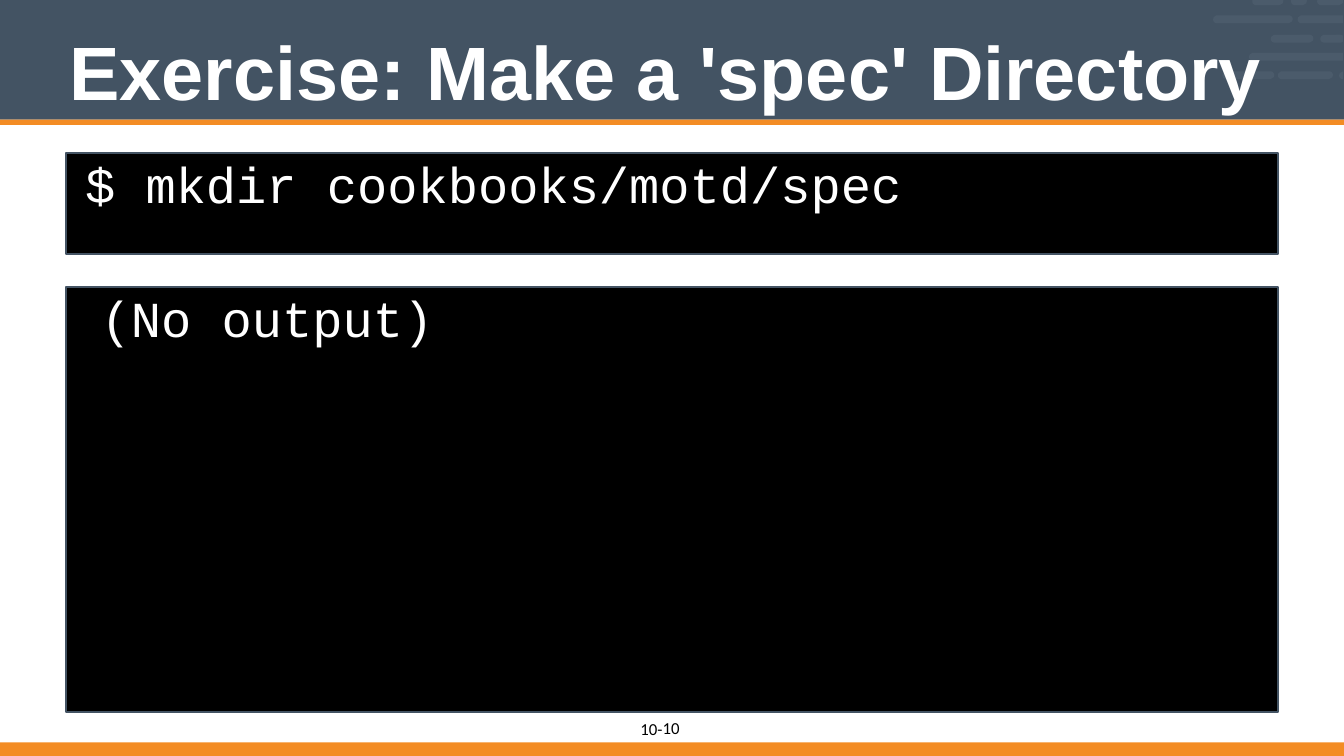
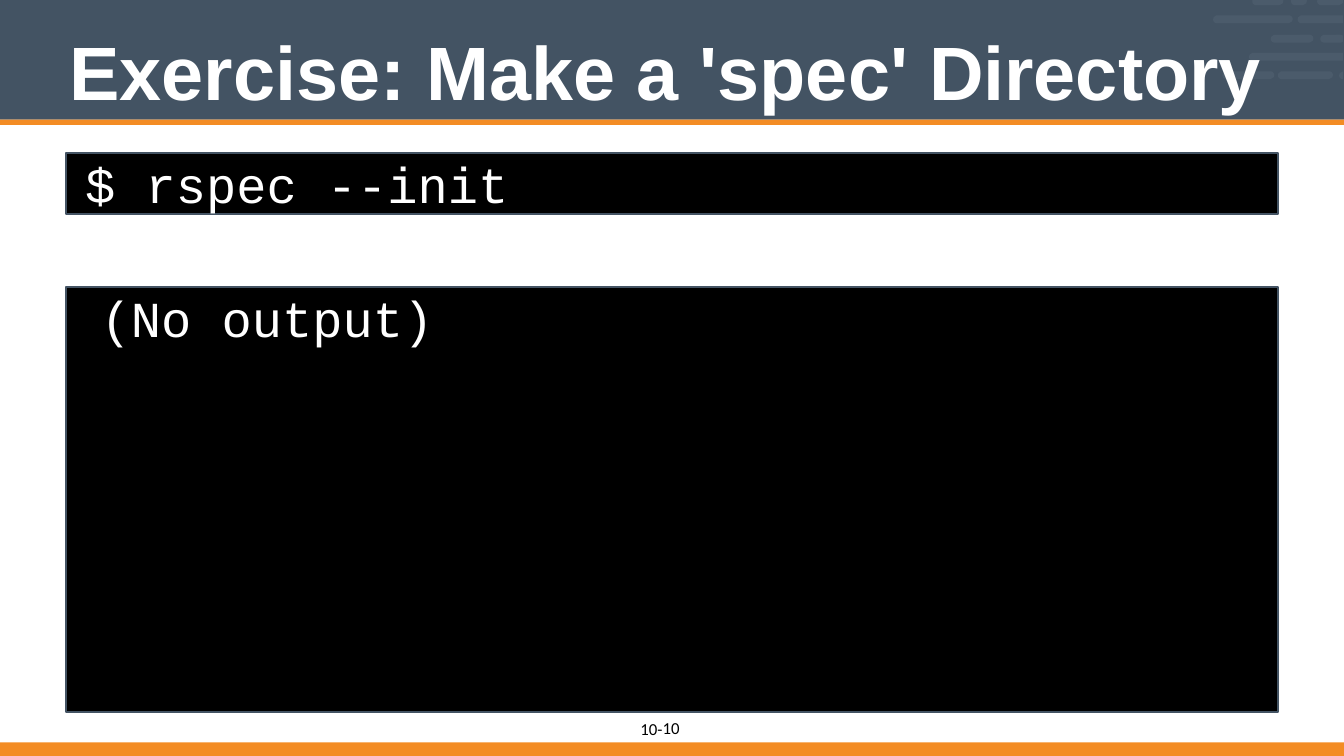
Before and after one commit to vinyar/chef-intermediate, a slide deck: slide 10 of 10-introduction_to_chefspec.pptx. Drawn at 1344x756 pixels with LibreOffice and Linux fonts; fonts in the diff are those of the drawing. Boxes give left, top, right and bottom in pixels: in the first picture for what was removed or moved away, otherwise in the second. Text is boxed around its words. In the diff, an @@ line names an element or a change of style, - is before the commit and + after.

Commit message:
Update Intro to ChefSpec (Module 10)
* Updated the fonts and formatting
* Updated the commands to remove the 'require_relative'
* Updated to use 'rspec --init' to generate the spec directory
* Added the command generate the spec/unit directory
* Changed coverge to now use ChefSpec::Coverage.start! instead of report! in an at_exit block
* Changed Runner to SoloRunner
* Incluced details about the two different mailx package per platform
* Called the platforms by their platform name instead of platform family

```diff
--- a/10-introduction_to_chefspec.pptx
+++ b/10-introduction_to_chefspec.pptx
@@ rectangle "$ rspec --init": place and size @@
-rectangle "$ rspec --init" at (67,153,1278,254)
+rectangle "$ rspec --init" at (67,153,1278,215)
@@ text in rectangle at (146,167,508,218): text changed @@
-$ mkdir cookbooks/motd/spec
+$ rspec --init
```
Also in this commit, not shown: 17 other slides changed, 6 slides added, 1 slide removed.
